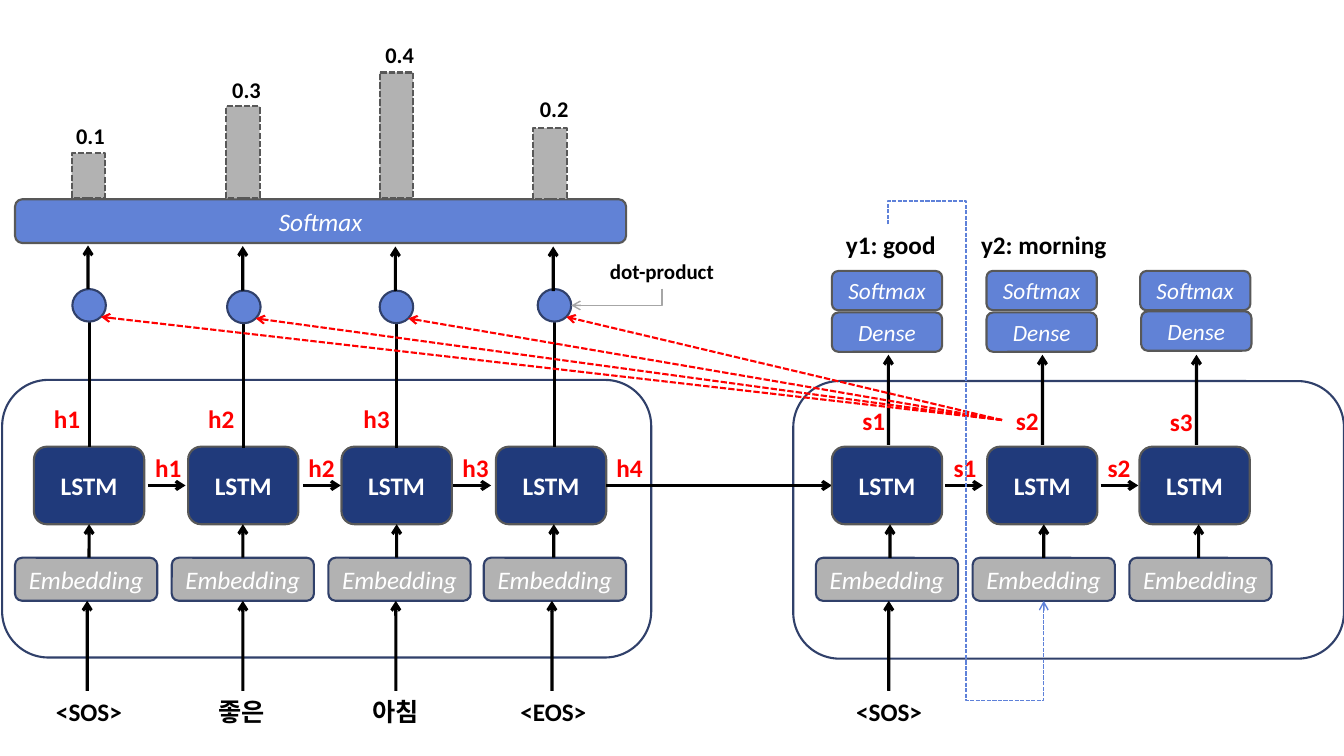
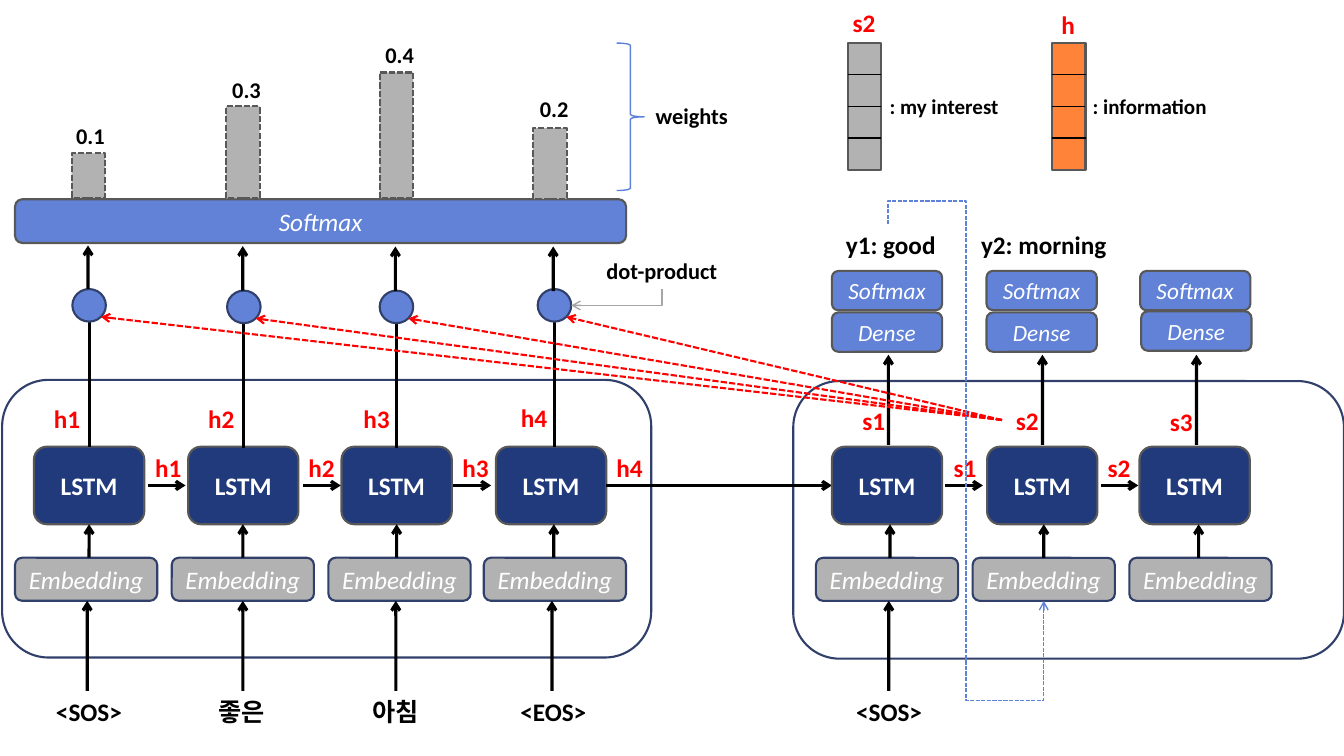
Before and after one commit to Jch-Lee/Statistical-ML, a slide deck: slide 3 of Project2_Review/Figure만들기.pptx. Drawn at 1344x756 pixels with LibreOffice and Linux fonts; fonts in the diff are those of the drawing. Boxes give left, top, right and bottom in pixels: in the first picture for what was removed or moved away, otherwise in the second. Text is boxed around its words. In the diff, an @@ line names an element or a change of style, - is before the commit and + after.

```diff
--- a/Project2_Review/Figure만들기.pptx
+++ b/Project2_Review/Figure만들기.pptx
@@ text added at [853,15,876,33], 18 pt, text #FF0000, bold @@
+s2
@@ text added at [1061,16,1075,34], 18 pt, text #FF0000, bold @@
+h
@@ right brace added at [617,43,644,191], outline #5E81D9 1 pt @@
@@ rectangle added at [848,43,882,170], fill #B2B2B2, outline #585858 1.5 pt @@
@@ rectangle added at [1052,43,1086,170], fill #FF843A, outline #585858 1.5 pt @@
@@ line added from (848, 75) to (881, 75), #000000 1 pt @@
@@ line added from (1052, 75) to (1086, 75), #000000 1 pt @@
@@ text added at [656,108,728,128], 16 pt, text #000000, bold @@
+weights
@@ line added from (848, 107) to (881, 107), #000000 1 pt @@
@@ text added at [900,99,998,118], 15 pt, text #000000, bold @@
+: my interest
@@ line added from (1052, 107) to (1086, 107), #000000 1 pt @@
@@ text added at [1103,99,1206,114], 15 pt, text #000000, bold @@
+: information
@@ line added from (848, 138) to (881, 138), #000000 1 pt @@
@@ line added from (1052, 138) to (1086, 138), #000000 1 pt @@
@@ text "dot-product" at [606,263,717,283]: size 15 to 16 pt @@
@@ text added at [521,409,547,427], 18 pt, text #FF0000, bold @@
+h4
```
Also in this commit, not shown: 4 other slides changed, 2 slides added.
